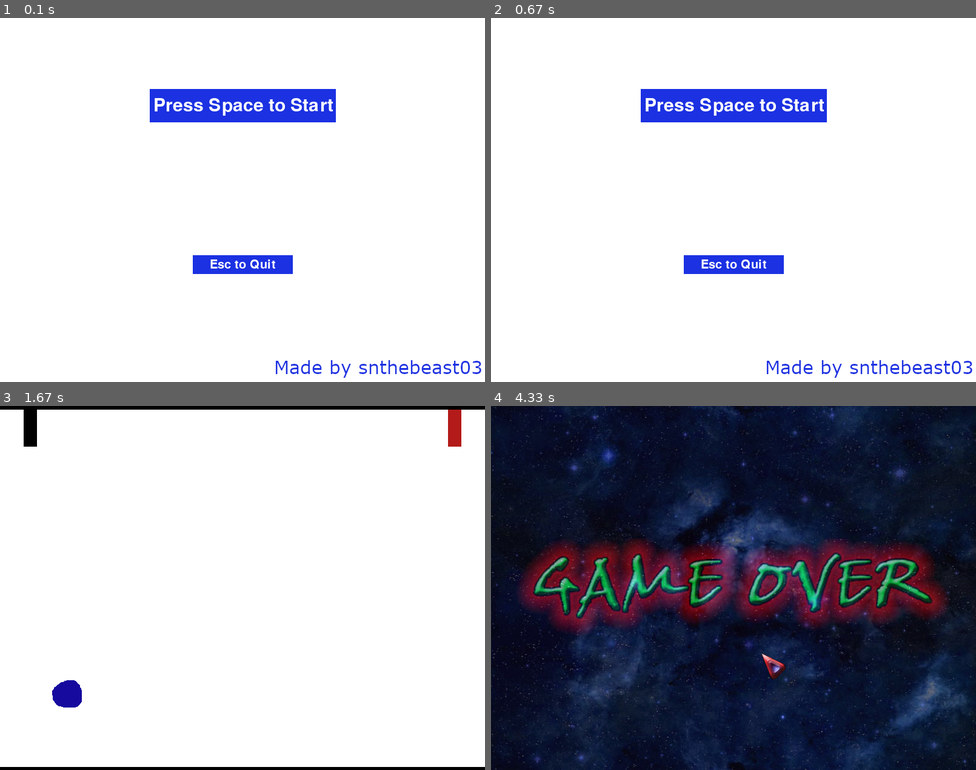
Above: before the commit, frames 1-4 (two rows, left to right).
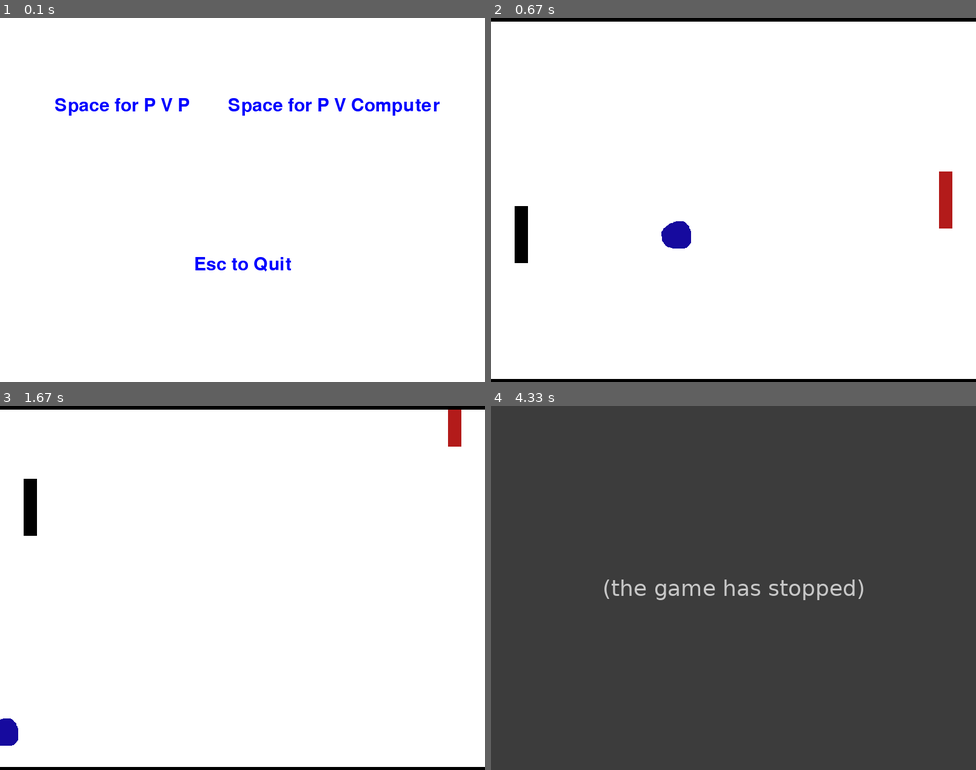
Above: after the commit, the same moments.

Repository: snthebeast03/Pong-Game
Game: pygame game, started from pong game new.py
Same seed, same stepped clock (60 frames per second), same inputs: the game is played once before the commit and once after it.
Inputs:
- Up to frame 1 (0.1 s): no input
- Up to frame 2 (0.67 s): tap Enter at 0.33 s
- Up to frame 3 (1.67 s): tap Space at 0.67, 1.07, 1.37 s; hold Up 1-1.47 s; hold W 1-1.47 s
- Up to frame 4 (4.33 s): no input

The runs differ from the first frame. In frame 1, 5.5% of the frame differs, in the area x 11-100%, y 19-99%; in frame 2, 7.7%; in frame 3, 1.3%; in frame 4, 100%, in the area x 0-100%, y 0-100%.
After the commit the program exited at 4.23 s; later frames show no game.

Commit message:
Added prototype of PVE

Diff:
--- a/pong game new.py
+++ b/pong game new.py
@@ -14,6 +14,7 @@
 ball_speed = 5
 paddle_speed = 10
 WHITE = (255,255,255)
+BLUE = (0,0,255)
 FPS = 60
 fps = pygame.time.Clock()
 screen = pygame.display.set_mode((800, 600))
@@ -41,7 +42,11 @@
                 self.rect.move_ip(0, -1*paddle_speed)
             if pressed_keys[K_s]:
                 self.rect.move_ip(0, paddle_speed)
-
+    def ai(self):
+        if updown > 0:
+            self.rect.move_ip(0, (paddle_speed-7))
+        if updown < 0:
+            self.rect.move_ip(0, -1*(paddle_speed-7))
 class Walls(pygame.sprite.Sprite):
     def __init__(self, pos):
         super().__init__()
@@ -84,7 +89,7 @@
 q = True
 i=20
 start_time = time.time()
-flag = False
+flag_pvp, flag_pve = False, False
 while q:
     presses = pygame.key.get_pressed()
     for event in pygame.event.get():
@@ -94,20 +99,31 @@
             time.sleep(2)
             pygame.quit()
             sys.exit()
-    if flag == False:
-        screen.blit(splash_screen, (0,0))
-        press_space = bigfont.render('Press Space to Start', True, WHITE)
-        press_space_rect = press_space.get_rect()
-        press_space_rect.center = (401, 145)
-        press_esc = smallfont.render('Esc to Quit', True, WHITE)
-        press_esc_rect = press_esc.get_rect()
-        press_esc_rect.center = (400, 407)
-        screen.blit(press_space, press_space_rect)
-        screen.blit(press_esc, press_esc_rect)
+
+    if flag_pvp == False and flag_pve == False:
+        screen.fill(WHITE)
+        pvp = bigfont.render('Space for P V P', True, BLUE)
+        pvp_rect = pvp.get_rect()
+        pvp_rect.center = (201, 145)
+
+        pve = bigfont.render('Space for P V Computer', True, BLUE)
+        pve_rect = pve.get_rect()
+        pve_rect.center = (551, 145)
+
+        esc = bigfont.render('Esc to Quit', True, BLUE)
+        esc_rect = esc.get_rect()
+        esc_rect.center = (400, 407)
+
+
+        screen.blit(pvp, pvp_rect)
+        screen.blit(pve, pve_rect)
+        screen.blit(esc, esc_rect)
         pygame.display.update()
-    if presses[K_SPACE] and flag == False:
-        flag = True
-    elif flag == True:
+    if presses[K_SPACE] and flag_pvp == False:
+        flag_pvp = True
+    if presses[K_RETURN] and flag_pve == False:
+        flag_pve = True
+    if flag_pvp == True:
 
         screen.fill(WHITE)
         for entity in all_sprites:
@@ -148,3 +164,47 @@
 
         pygame.display.update()
         fps.tick(FPS)
+
+    if flag_pve == True:
+
+        screen.fill(WHITE)
+        for entity in all_sprites:
+            screen.blit(entity.image, entity.rect)
+            entity.move()
+            if entity == blackplayer:
+                entity.ai()
+        if ball.rect.colliderect(redplayer.rect) or ball.rect.colliderect(blackplayer.rect):
+            if red == 1:
+                red = 0
+                black = 1
+                if updown in range(1,6):
+                    updown = random.choice([1,2,3,4,5])
+                else:
+                    updown = random.choice([-1,-2,-3,-4,-5])
+            else:
+                red = 1
+                black = 0
+                if updown in range(1,6):
+                    updown = random.choice([1,2,3,4,5])
+                else:
+                    updown = random.choice([-1,-2,-3,-4,-5])
+        if ball.rect.colliderect(upwall.rect):
+            updown = random.randint(1,5)
+        if ball.rect.colliderect(downwall.rect):
+            updown = random.randint(-5,-1)
+
+        if ball.rect.center[0] > 820 or ball.rect.center[0] < -20:
+            screen.blit(end_game_screen, (0,0))
+            pygame.display.update()
+            time.sleep(2.5)
+            pygame.quit()
+            sys.exit()
+
+        if round(time.time()-start_time)>1 and int(time.time()-start_time) % i == 0:
+            ball_speed += 1
+            paddle_speed += 1
+            i=i+20
+
+
+        pygame.display.update()
+        fps.tick(FPS)
